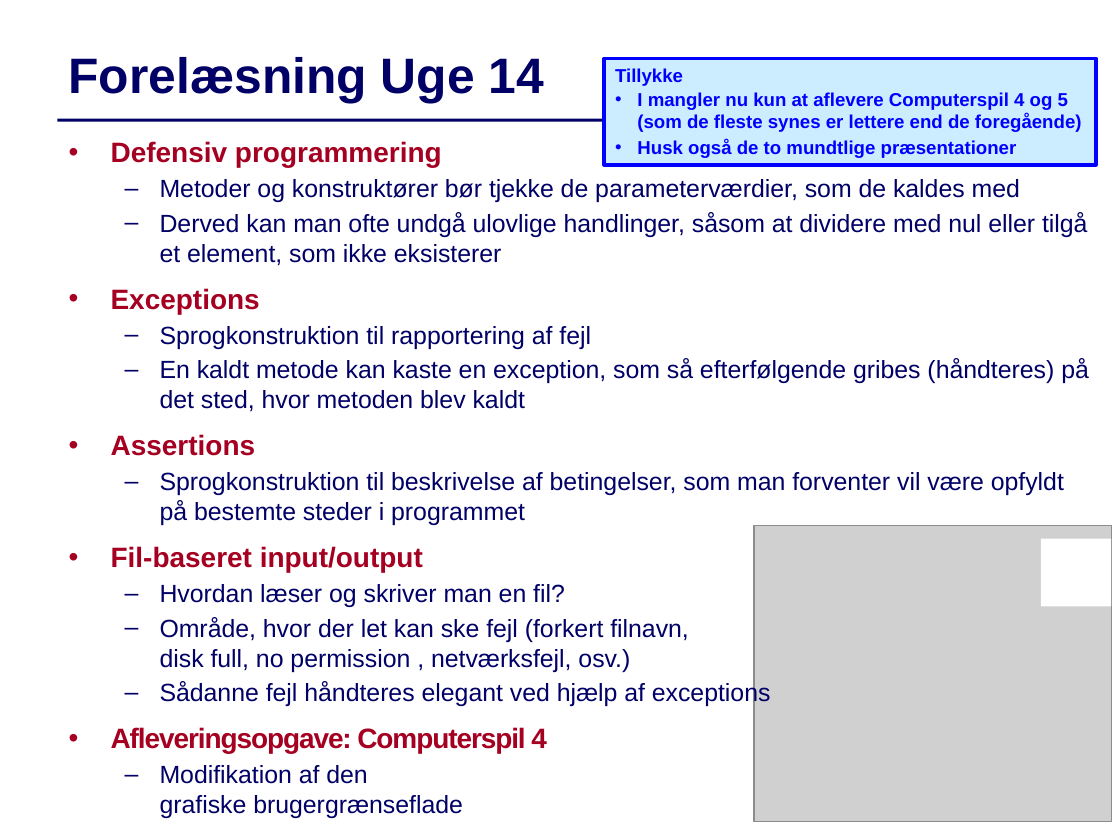
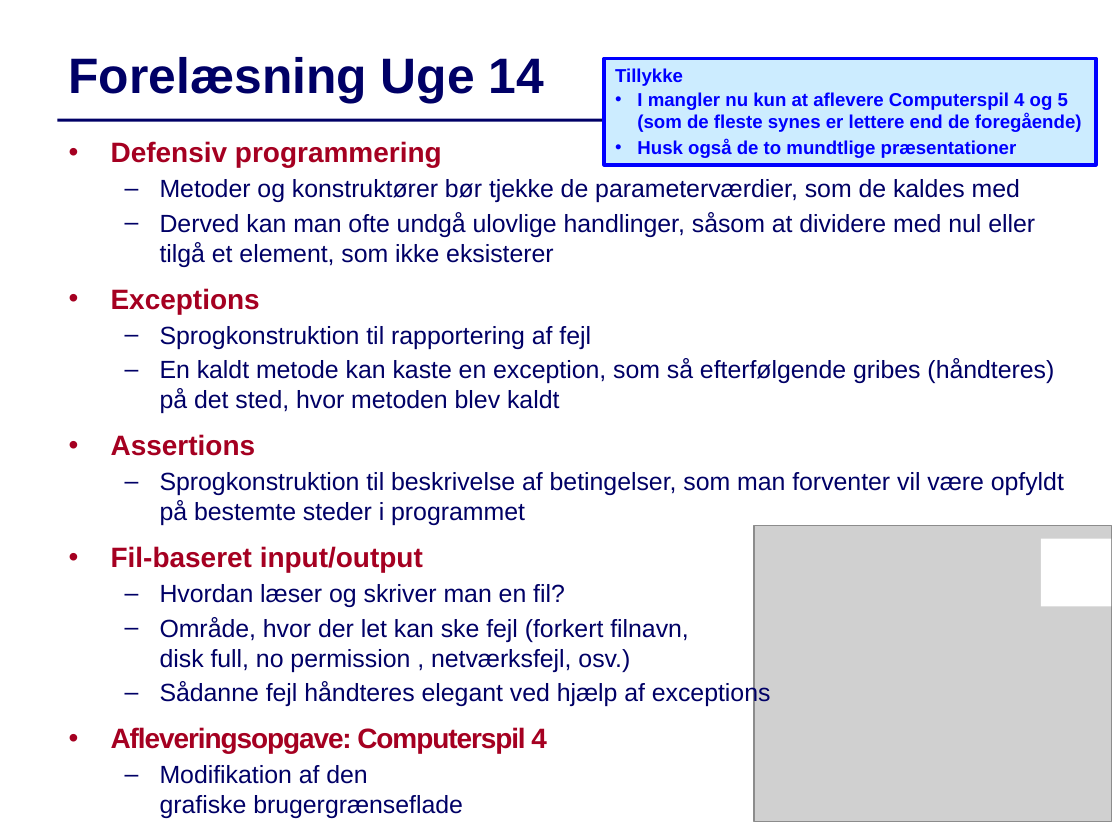
Before and after one commit to IntProgAU/Materiale, a slide deck: slide 1 of web/e23/uge_14/Slides-Uge14.pptx. Drawn at 1120x840 pixels with LibreOffice and Linux fonts; fonts in the diff are those of the drawing; grey boxes stand for pictures. Boxes give left, top, right and bottom in pixels: in the first picture for what was removed or moved away, otherwise in the second. Text is boxed around its words. In the diff, an @@ line names an element or a change of style, - is before the commit and + after.

```diff
--- a/web/e23/uge_14/Slides-Uge14.pptx
+++ b/web/e23/uge_14/Slides-Uge14.pptx
@@ text "Defensiv programmering" rewrapped from [111,141,1089,818] to [111,141,1064,818] @@
```
Also in this commit, not shown: 8 other slides changed, 1 other file.
